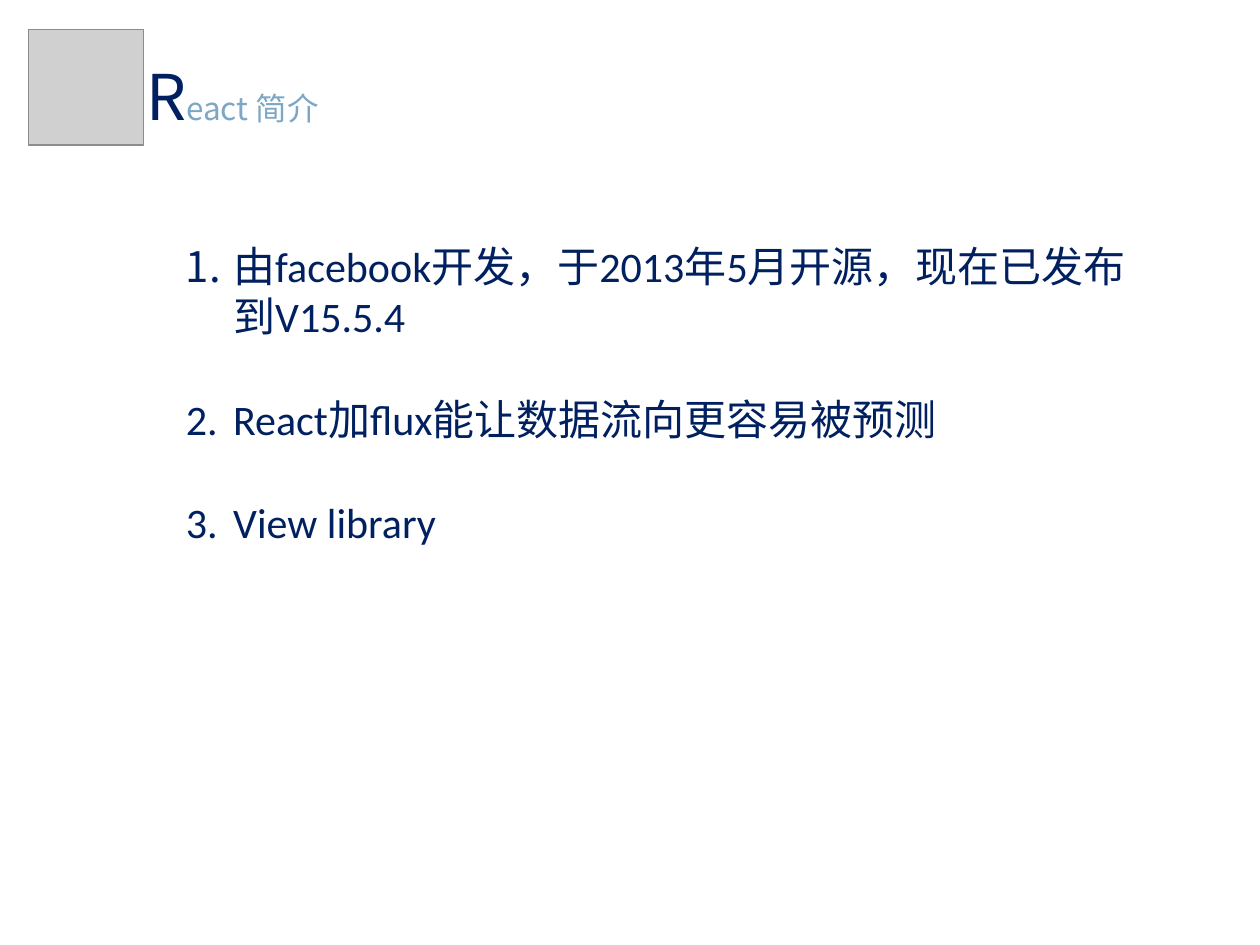
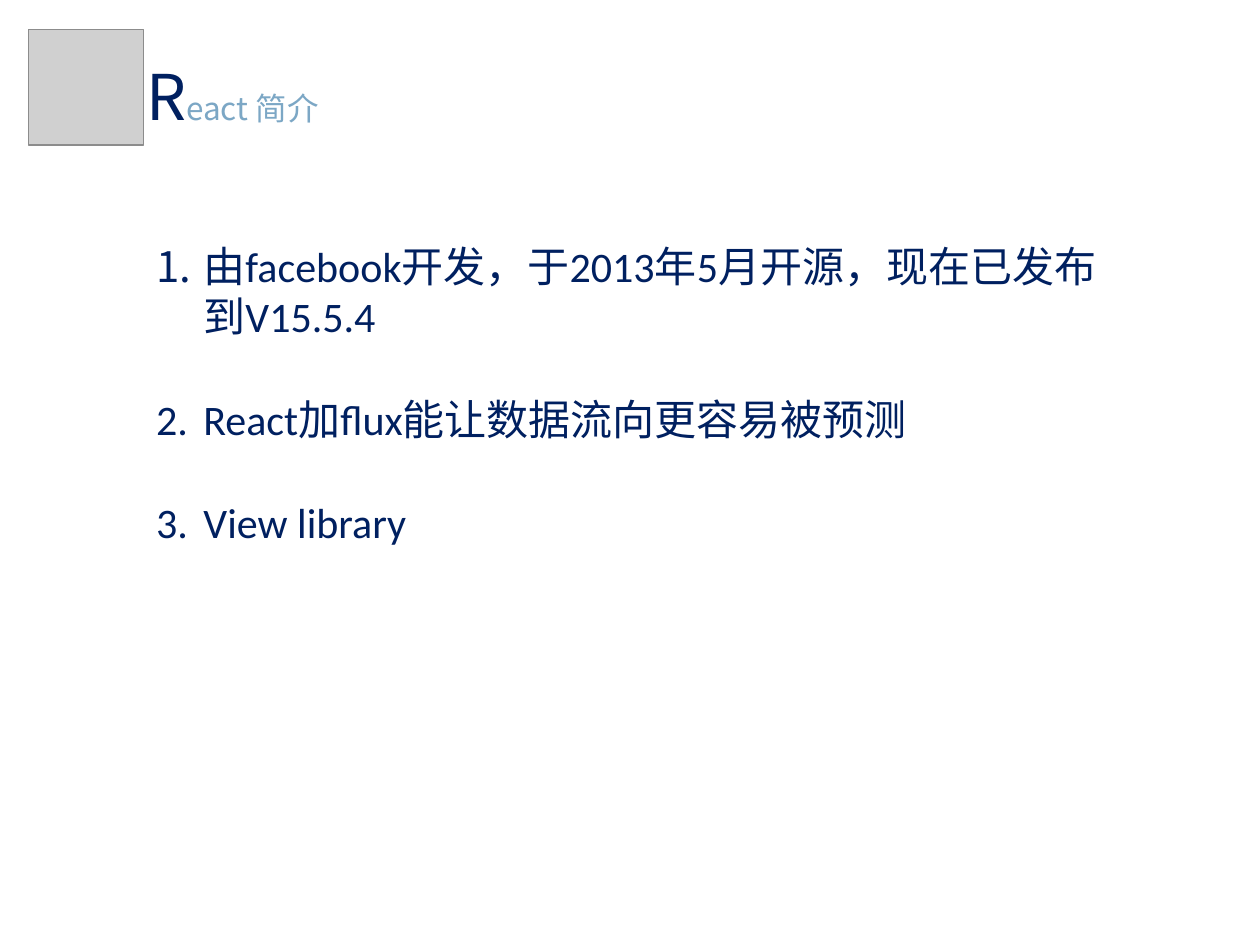
Before and after one commit to m544498510/may-web-app, a slide deck: slide 4 of new_doc/react share.pptx. Drawn at 1260x945 pixels with LibreOffice and Linux fonts; fonts in the diff are those of the drawing; grey boxes stand for pictures. Boxes give left, top, right and bottom in pixels: in the first picture for what was removed or moved away, otherwise in the second. Text is boxed around its words. In the diff, an @@ line names an element or a change of style, - is before the commit and + after.

```diff
--- a/new_doc/react share.pptx
+++ b/new_doc/react share.pptx
@@ text "由facebook开发，于2013年5月开源，现在已发布到V15.5.4": place and size @@
-text "由facebook开发，于2013年5月开源，现在已发布到V15.5.4" at (233, 246, 1126, 545)
+text "由facebook开发，于2013年5月开源，现在已发布到V15.5.4" at (203, 246, 1096, 545)
```
Also in this commit, not shown: 6 other slides changed, 7 slides added, 1 other file.
